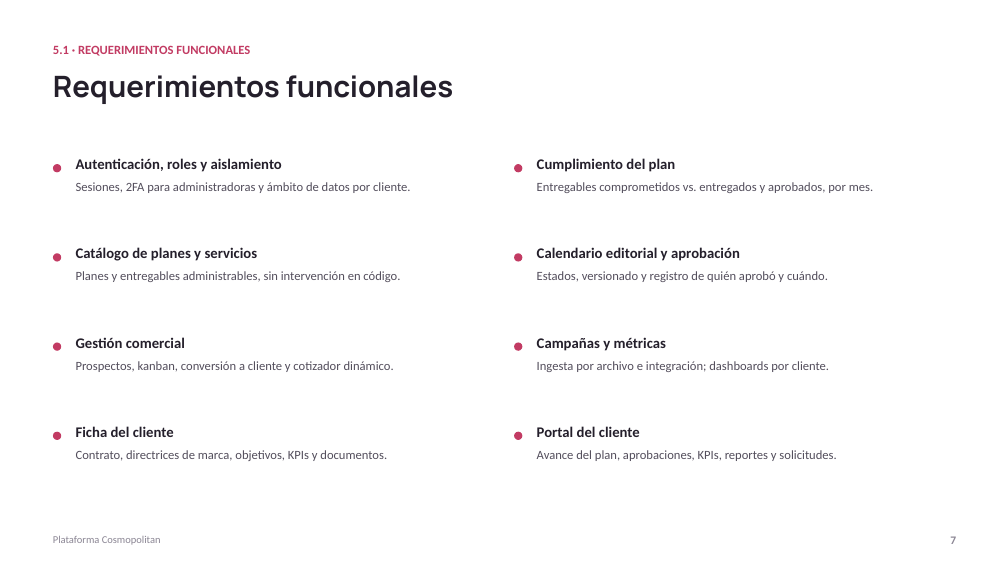
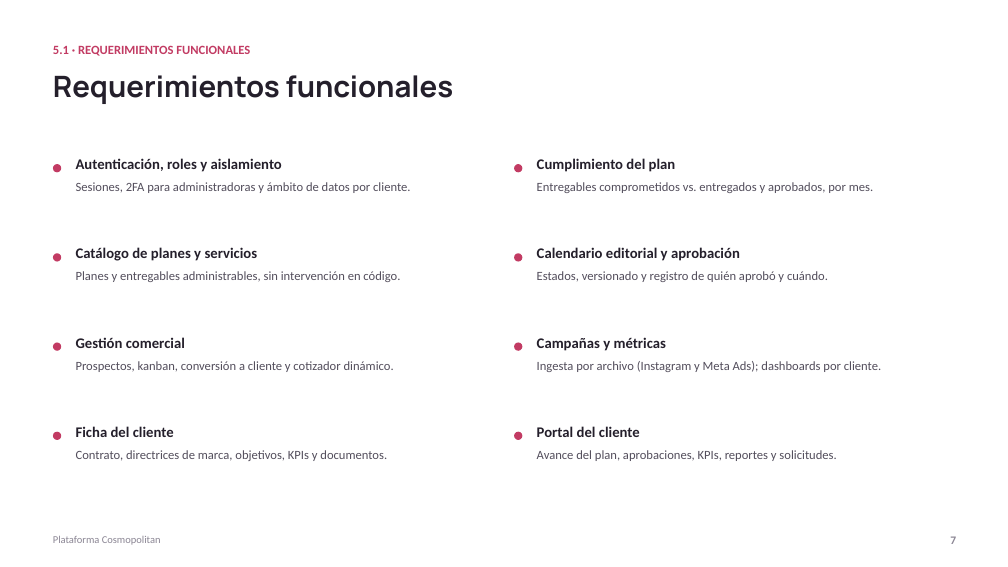
Before and after one commit to ChristianCuadra/capstone, a slide deck: slide 7 of Fase 2/Evidencias Proyecto/Presentación Proyecto.pptx. Drawn at 1008x567 pixels with LibreOffice and Linux fonts; fonts in the diff are those of the drawing. Boxes give left, top, right and bottom in pixels: in the first picture for what was removed or moved away, otherwise in the second. Text is boxed around its words. In the diff, an @@ line names an element or a change of style, - is before the commit and + after.

Commit message:
Sprint 3: despliegue piloto en Hecho, pruebas de seguridad en proceso, Burndown al 12 nov y limpieza de referencias al Sprint 4 y a la integración con Meta

```diff
--- a/Fase 2/Evidencias Proyecto/Presentación Proyecto.pptx
+++ b/Fase 2/Evidencias Proyecto/Presentación Proyecto.pptx
@@ text at <box>537,361,881,372</box>: text changed @@
-Ingesta por archivo e integración; dashboards por cliente.
+Ingesta por archivo (Instagram y Meta Ads); dashboards por cliente.
```
Also in this commit, not shown: 1 other slide changed, 7 other files.
